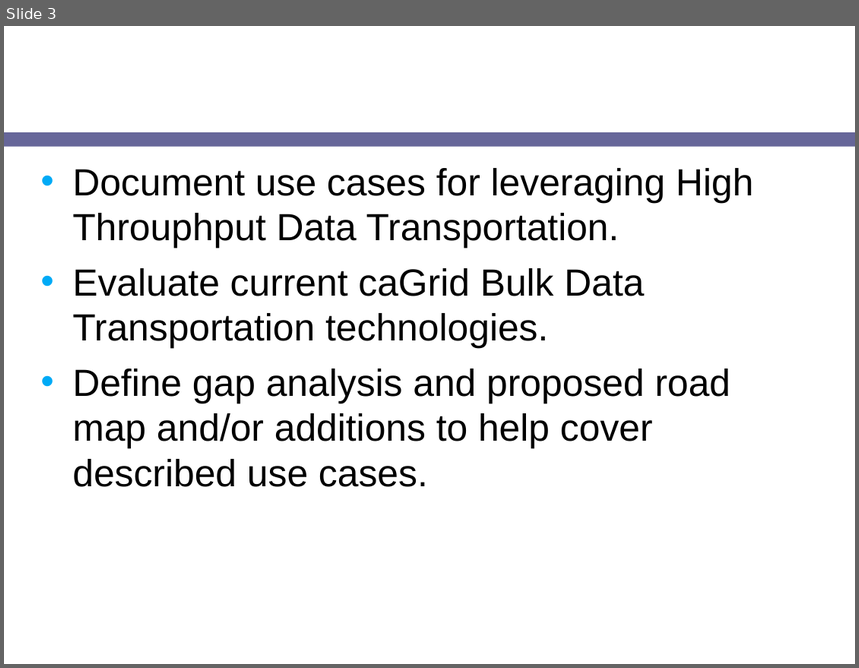
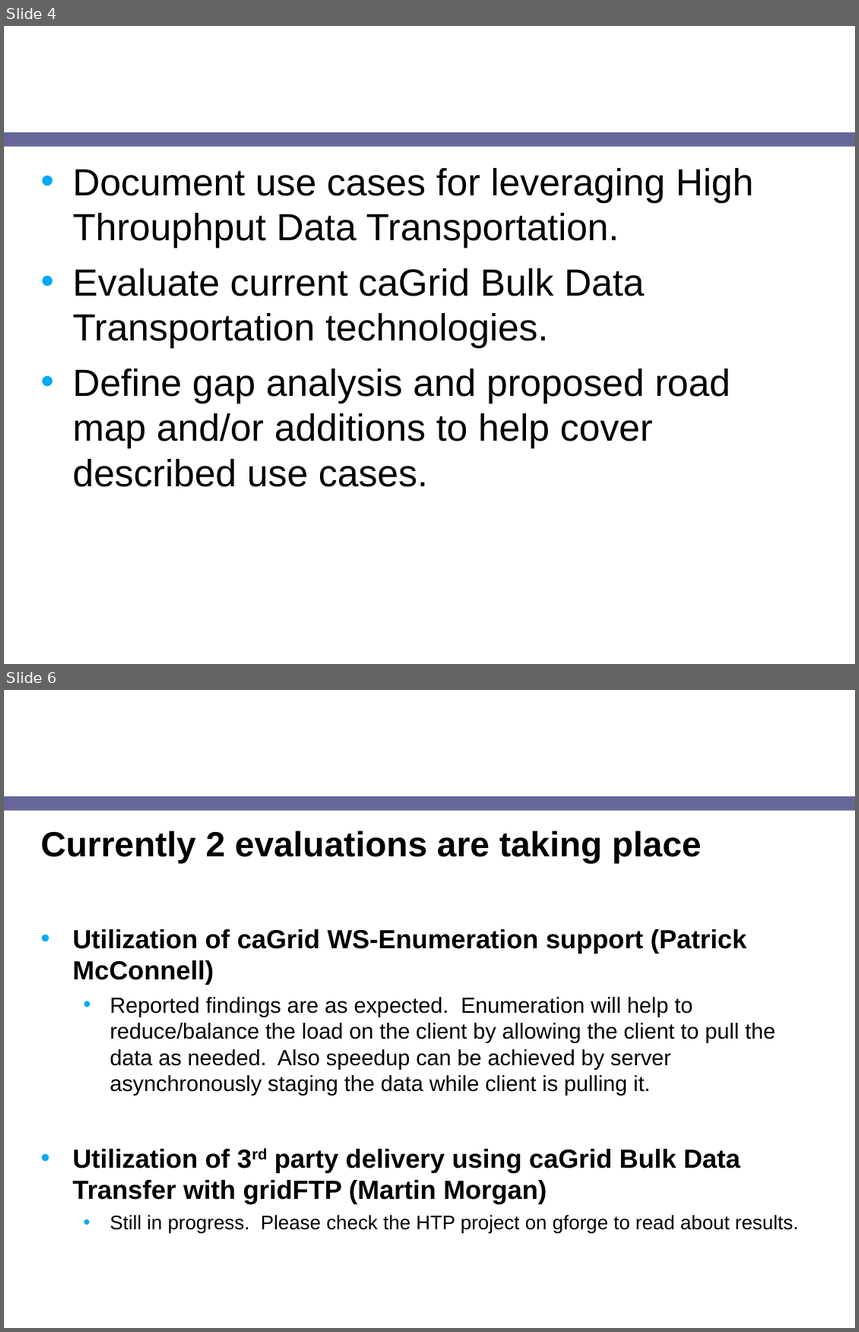
Before and after one commit to NCIP/cagrid-portal, a slide deck: cagrid-1-0/Documentation/presentations/200708_VCDE_ARCH/20070806_Day2_ICR-HTP-update.ppt. Shown one above the other, each under a label of ours: slide 3 before the commit, slides 4 and 6 after it; the slides between them are not shown. The pictures are 859x668 and 859x1332 pixels, drawn with LibreOffice and Linux fonts; fonts in the diff are those of the drawing; background and template pictures are left out. Boxes give left, top, right and bottom in pixels: in the first picture for what was removed or moved away, otherwise in the second. Text is boxed around its words. In the diff, an @@ line names an element or a change of style, - is before the commit and + after.

```diff
--- a/cagrid-1-0/Documentation/presentations/200708_VCDE_ARCH/20070806_Day2_ICR-HTP-update.ppt
+++ b/cagrid-1-0/Documentation/presentations/200708_VCDE_ARCH/20070806_Day2_ICR-HTP-update.ppt
@@ slide 6 added at <box>4,690,855,1328</box>, background picture (left out); not listed: 1 template element that a slide beside it also shows @@
@@ title added at <box>32,690,671,790</box>, 24 pt, text #FFFFFF, bold @@
+Evaluations
@@ text added at <box>40,831,798,1234</box>, 18.5 pt, text #000000 @@
+Currently 2 evaluations are taking place
+• Utilization of caGrid WS-Enumeration support (Patrick McConnell)
+  • Reported findings are as expected. Enumeration will help to reduce/balance the load on the client by allowing the client to pull the data as needed. Also speedup can be achieved by server asynchronously staging the data while client is pulling it.
+• Utilization of 3rd party delivery using caGrid Bulk Data Transfer with gridFTP (Martin Morgan)
+  • Still in progress. Please check the HTP project on gforge to read about results.
@@ what was slide 3 is now slide 4 @@
```
Also in this commit, not shown: 1 slide changed, 1 other slide added, 1 slide removed.
